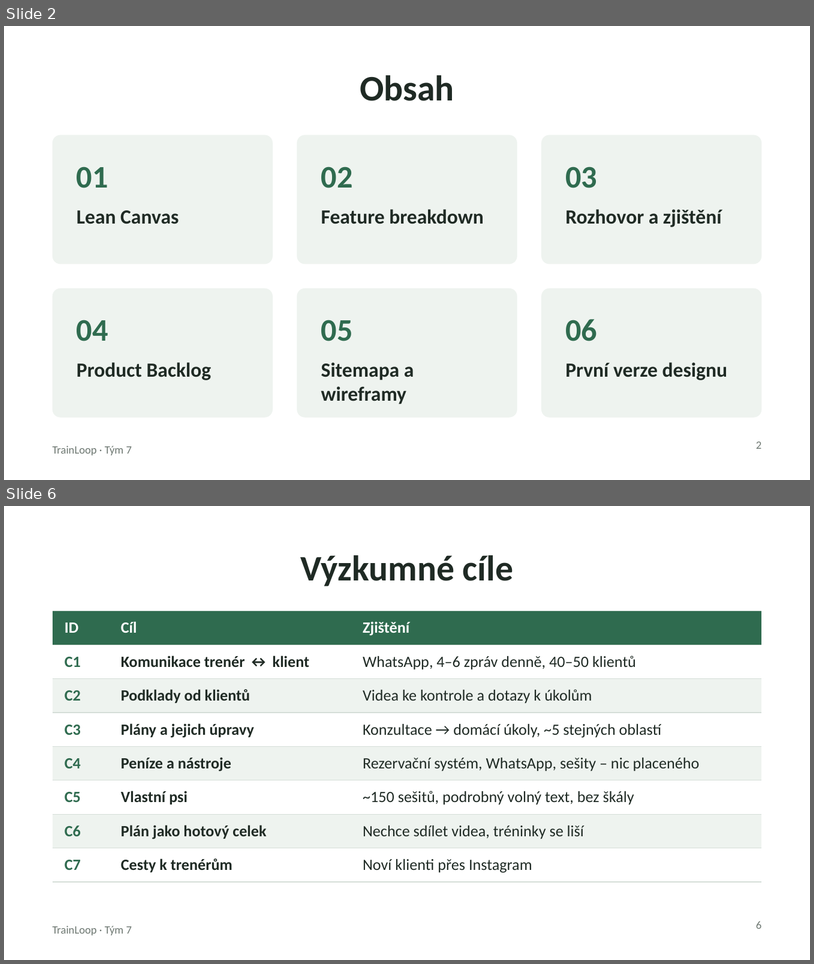
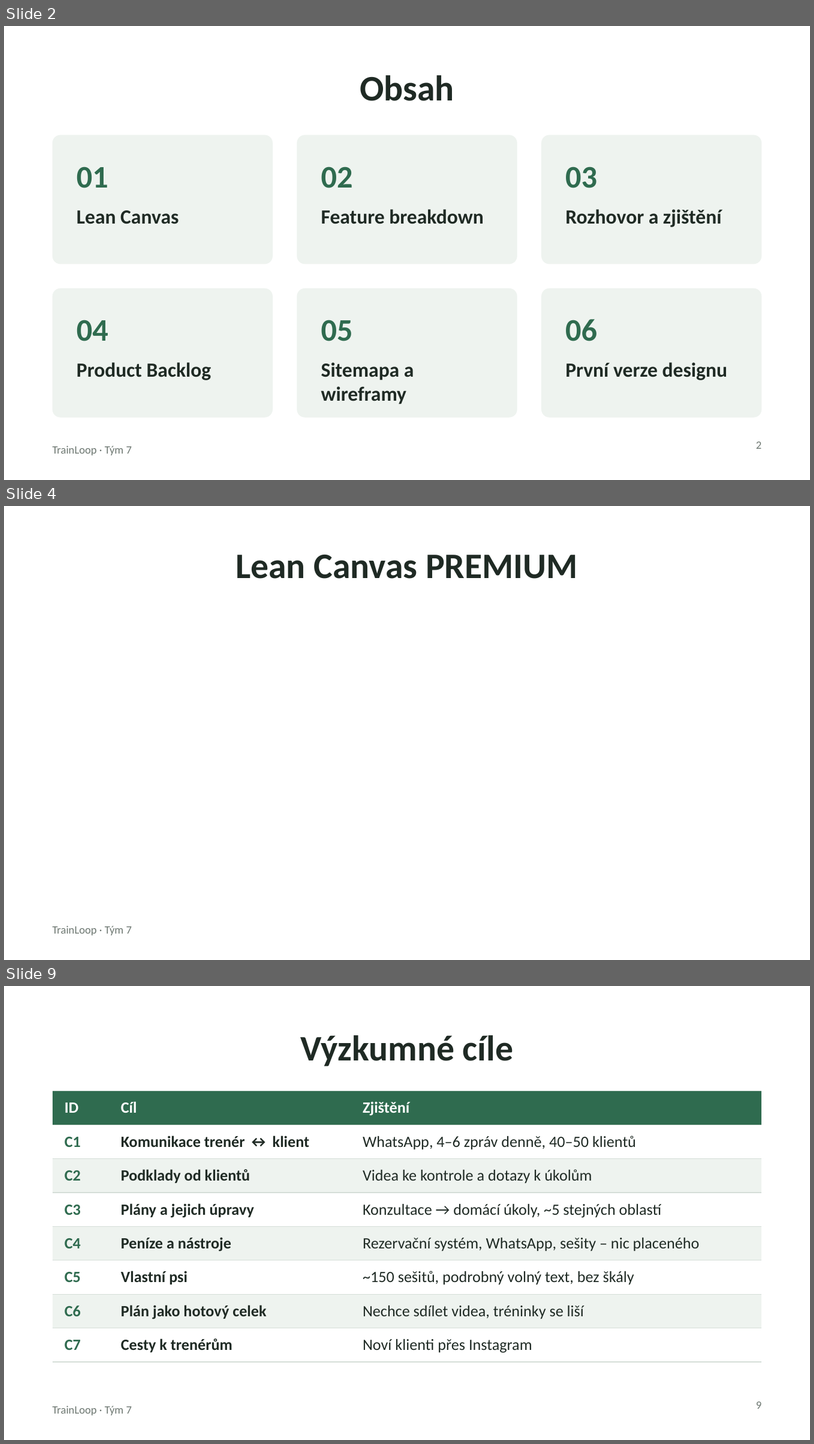
Before and after one commit to applifting-vsecourse/team-7, a slide deck: Docs/TrainLoop_prezentace.pptx. Shown one above the other, each under a label of ours: slides 2 and 6 before the commit, slides 2, 4 and 9 after it; the slides between them are not shown. The pictures are 814x964 and 814x1444 pixels, drawn with LibreOffice and Linux fonts; fonts in the diff are those of the drawing. Boxes give left, top, right and bottom in pixels: in the first picture for what was removed or moved away, otherwise in the second. Text is boxed around its words. In the diff, an @@ line names an element or a change of style, - is before the commit and + after.

```diff
--- a/Docs/TrainLoop_prezentace.pptx
+++ b/Docs/TrainLoop_prezentace.pptx
@@ slide 4 added at [4, 506, 810, 960], background #FFFFFF; not listed: 1 template element that a slide beside it also shows @@
@@ title added at [236, 555, 578, 579], 32 pt, text #1F2A24, bold @@
+Lean Canvas PREMIUM
@@ what was slide 6 is now slide 9 @@
@@ page number at [756, 1401, 762, 1408]: text changed @@
-6
+9
```
Also in this commit, not shown: 2 slides changed, 3 other slides added, 1 slide removed, 2 other files.
